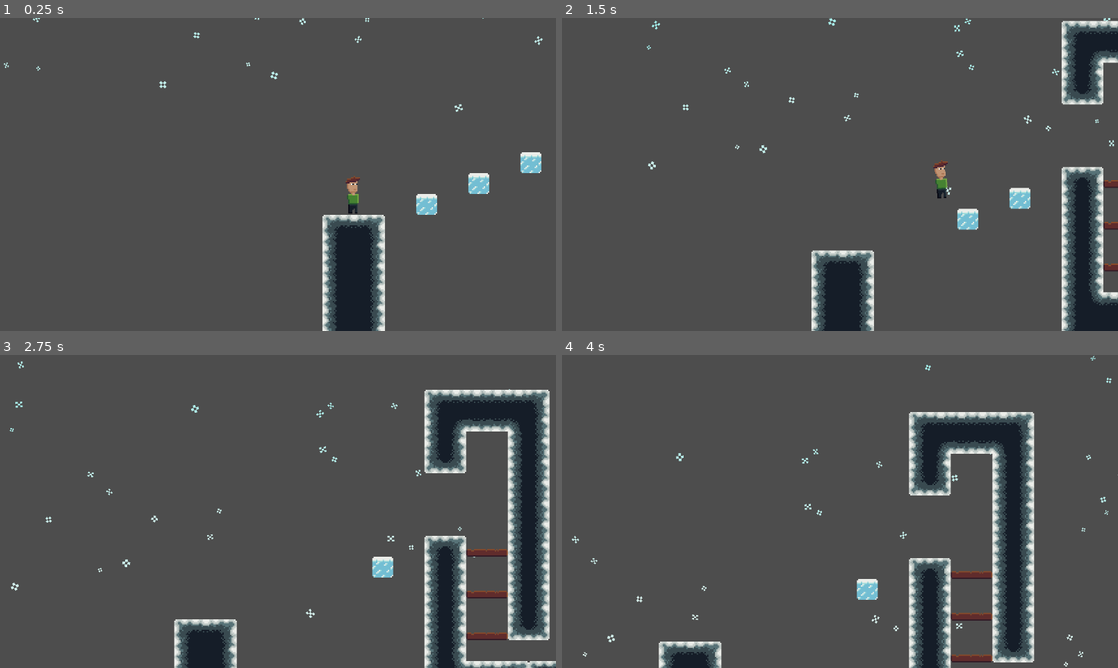
Above: before the commit, frames 1-4 (two rows, left to right).
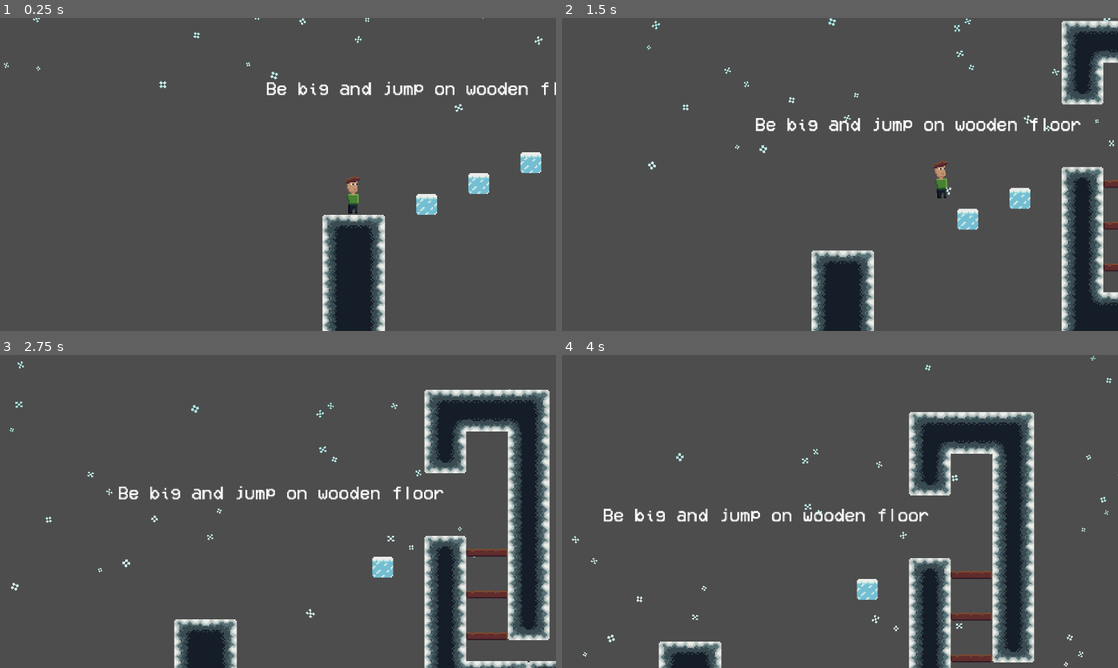
Above: after the commit, the same moments.

Repository: Paprikatto/the-bigger-the-knight
Game: Godot game, scene res://Scenes/levels/level_7.tscn
The game is run twice, just before and just after one commit, with the same random seed, the same clock (stepped at 60 frames per second) and the same inputs. This scene is started directly instead of the project's main scene.
Inputs (mouse positions are in pixels of both pictures, inside the frame that each line leads up to):
- Up to frame 1 (0.25 s): no input
- Up to frame 2 (1.5 s): tap Enter at 0.5 s; move the mouse to (962, 158) at 0.52 s; hold Space (jump) 0.53-1.28 s; hold D (move_right) from 0.53 s (still down); click (962, 158) at 0.67 s; move the mouse to (728, 190) at 1.27 s; tap Space (jump) at 1.35 s
- Up to frame 3 (2.75 s): tap Space (jump) at 1.52, 1.82 s; move the mouse to (333, 442) at 2.02 s; release D (move_right) at 2.03 s; hold A (move_left) from 2.03 s (still down); hold Space (jump) from 2.03 s (still down)
- Up to frame 4 (4 s): move the mouse to (812, 574) at 2.77 s; release A (move_left) at 2.78 s; release Space (jump) at 2.78 s; hold D (move_right) from 2.78 s (still down); tap Space (jump) at 2.85, 3.02, 3.32 s; click (812, 574) at 2.92 s; move the mouse to (1006, 558) at 3.52 s; hold Space (jump) from 3.53 s (still down)

The runs differ from the first frame. In frame 1, 0.8% of the frame differs, in the area x 48-100%, y 20-25%; in frame 2, 0.9%, in the area x 34-94%, y 31-37%; in frame 3, 0.9%; in frame 4, 0.9%.

Commit message:
final

Diff:
--- a/Scenes/levels/level_5.tscn
+++ b/Scenes/levels/level_5.tscn
@@ -49,7 +49,7 @@
 offset_right = 88.0
 offset_bottom = 23.0
 scale = Vector2(0.5, 0.5)
-text = "You have to be small or ice will brake"
+text = "You have to be small or ice will break"
 label_settings = SubResource("LabelSettings_278he")
 autowrap_mode = 2
 
--- a/Scenes/levels/level_6.tscn
+++ b/Scenes/levels/level_6.tscn
@@ -9,6 +9,7 @@
 [ext_resource type="PackedScene" uid="uid://ccr5feo2f8yxt" path="res://Scenes/red_button.tscn" id="7_ea5y3"]
 [ext_resource type="PackedScene" uid="uid://csemcf5823c1m" path="res://Scenes/doors.tscn" id="8_myuaj"]
 [ext_resource type="PackedScene" uid="uid://dfv25wchgt50i" path="res://Scenes/portal.tscn" id="9_6rhqr"]
+[ext_resource type="FontFile" uid="uid://cvkysc77lfpwf" path="res://VCR_OSD_MONO_1.001.ttf" id="11_to4ue"]
 [ext_resource type="PackedScene" uid="uid://dw0g78reqmuwv" path="res://Scenes/ice2.tscn" id="11_vo13v"]
 
 [sub_resource type="Curve2D" id="Curve2D_3qfsb"]
@@ -16,6 +17,10 @@
 "points": PackedVector2Array(0, 0, 0, 0, 10, 0, -30.3855, -11.1919, 30.3855, 11.1919, 197, 31, -16.0459, -20.0092, 16.0459, 20.0092, 297, 101, -10.0649, -20.1298, 10.0649, 20.1298, 422, 198, 0, 0, 0, 0, 547, 210)
 }
 point_count = 5
+
+[sub_resource type="LabelSettings" id="LabelSettings_aetcj"]
+font = ExtResource("11_to4ue")
+font_size = 26
 
 [node name="Level6" type="Node2D"]
 
@@ -70,3 +75,13 @@
 
 [node name="Ice3" parent="." instance=ExtResource("11_vo13v")]
 position = Vector2(312, 120)
+
+[node name="Label" type="Label" parent="."]
+offset_left = 309.0
+offset_top = 70.0
+offset_right = 349.0
+offset_bottom = 93.0
+rotation = 1.59253
+scale = Vector2(0.467754, 0.467754)
+text = "->"
+label_settings = SubResource("LabelSettings_aetcj")
--- a/Scenes/levels/level_7.tscn
+++ b/Scenes/levels/level_7.tscn
@@ -10,12 +10,17 @@
 [ext_resource type="PackedScene" uid="uid://bmav3xc81a0j" path="res://Scenes/wooden_floor.tscn" id="8_da41t"]
 [ext_resource type="PackedScene" uid="uid://csemcf5823c1m" path="res://Scenes/doors.tscn" id="9_u1jn7"]
 [ext_resource type="PackedScene" uid="uid://ccr5feo2f8yxt" path="res://Scenes/red_button.tscn" id="10_7svef"]
+[ext_resource type="FontFile" uid="uid://cvkysc77lfpwf" path="res://VCR_OSD_MONO_1.001.ttf" id="11_kalj5"]
 
 [sub_resource type="Curve2D" id="Curve2D_1jcxf"]
 _data = {
 "points": PackedVector2Array(0, 0, 0, 0, -264, 16, -44.4974, -26.4866, 44.4974, 26.4866, -40, -56, -59.3299, -42.3785,  …(238 unchanged characters)…
 }
 point_count = 8
+
+[sub_resource type="LabelSettings" id="LabelSettings_a1kx3"]
+font = ExtResource("11_kalj5")
+font_size = 24
 
 [node name="Node2D" type="Node2D"]
 
@@ -98,3 +103,12 @@
 [node name="Doors3" parent="." node_paths=PackedStringArray("connected_buttons") instance=ExtResource("9_u1jn7")]
 position = Vector2(-248, 256)
 connected_buttons = [NodePath("../RedButton3")]
+
+[node name="Label" type="Label" parent="."]
+offset_left = -315.0
+offset_top = -72.0
+offset_right = 121.0
+offset_bottom = -49.0
+scale = Vector2(0.573855, 0.573855)
+text = "Be big and jump on wooden floor"
+label_settings = SubResource("LabelSettings_a1kx3")
--- a/Scenes/player.tscn
+++ b/Scenes/player.tscn
@@ -1,11 +1,10 @@
-[gd_scene load_steps=20 format=3 uid="uid://b300id47geuj8"]
+[gd_scene load_steps=19 format=3 uid="uid://b300id47geuj8"]
 
 [ext_resource type="Texture2D" uid="uid://b5uwtley1wtri" path="res://Sprites/MainCharacter.png" id="1_gwrcp"]
 [ext_resource type="Script" path="res://Scripts/player.gd" id="1_sb32l"]
 [ext_resource type="AudioStream" uid="uid://bn840gqfcu3cw" path="res://Sounds/the bigger the guy bg2.mp3" id="3_07ct5"]
 [ext_resource type="Shape2D" uid="uid://dqwdlkbbefo42" path="res://player_shape.tres" id="3_wswqw"]
 [ext_resource type="AudioStream" uid="uid://biymuske0kjmr" path="res://Sounds/the bigger the knight background.mp3" id="4_2vkf8"]
-[ext_resource type="AudioStream" uid="uid://cwbv7jt50ru4p" path="res://Sounds/the bigger the guy 3.mp3" id="4_d4far"]
 
 [sub_resource type="RectangleShape2D" id="RectangleShape2D_0ut4y"]
 size = Vector2(4, 2)
@@ -255,7 +254,7 @@
 script = ExtResource("1_sb32l")
 big_check = NodePath("BigSizeCheck")
 normal_check = NodePath("NormalSizeCheck")
-songs = Array[AudioStreamMP3]([ExtResource("4_2vkf8"), ExtResource("3_07ct5"), ExtResource("4_d4far")])
+songs = Array[AudioStreamMP3]([ExtResource("4_2vkf8"), ExtResource("3_07ct5")])
 
 [node name="Sprite2D" type="Sprite2D" parent="."]
 texture_filter = 1
Not shown: 1 places in Scenes/level_manager.tscn that only renumber resources
Not shown: 1 places in Scenes/levels/level_6.tscn that only renumber resources
Not shown: 1 places in Scenes/levels/level_7.tscn that only renumber resources
